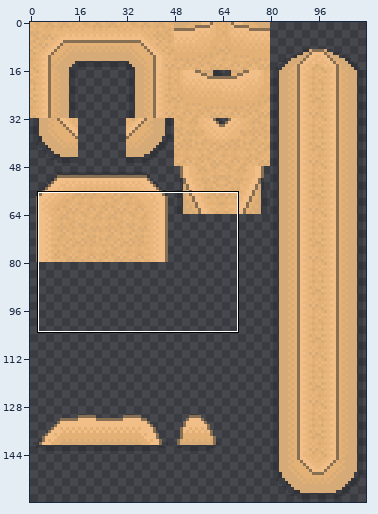
File history of a sprite sheet, graphics/structures/desert_structures.png. Above: a wide view before the commit, with the close-up outlined.
Close-up. Before the commit:
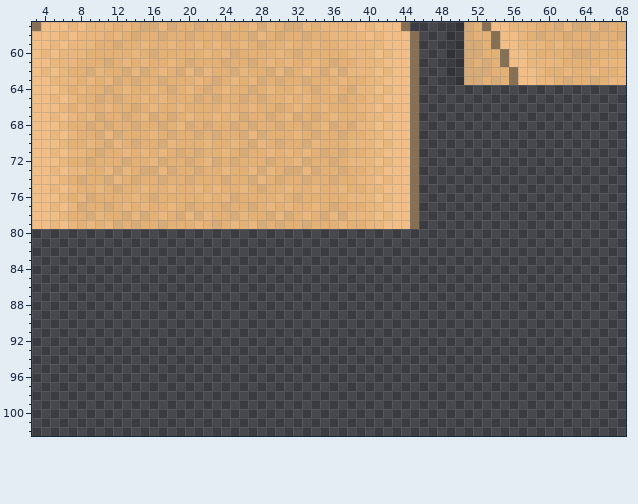
The file is 112x160 pixels. Shown: x 3..68, y 57..102.
Once edited:
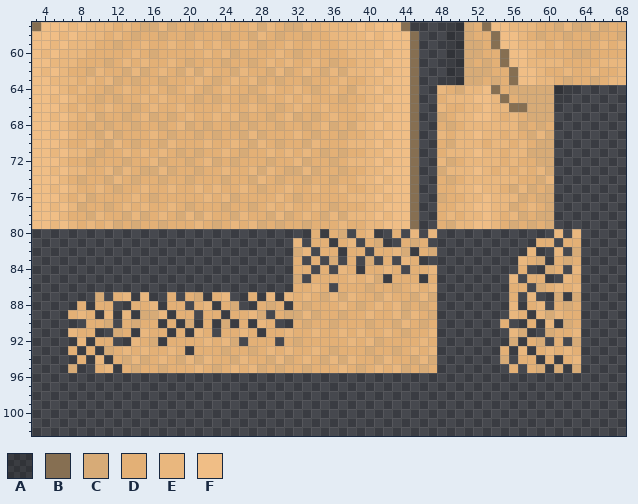
Palette (. is transparent): A #00030028  B #866f52  C #d7ab77  D #e3b076  E #e9b77e  F #f0be86
Commit: Add desert wall slope for gs quarry entrance
Difference:
y 64: x 48..62 ............... -> EDCEEFBDCCCCCAA
y 65: x 48..61 .............. -> DEEEFFEBDCCCCA
y 66: x 48..60 ............. -> EDDEEFEEBBCCC
y 67: x 48..60 ............. -> CDEEFFEDEDCCC
y 68: x 48..60 ............. -> DCDEEEEEECDCD
y 69: x 48..60 ............. -> EDEEFEEDEDCEC
y 70: x 48..60 ............. -> DCEEEDEEDEDCC
y 71: x 48..60 ............. -> DEEEFEEDEECCC
y 72: x 48..60 ............. -> ECDEEEEDEDDCC
y 73: x 48..60 ............. -> CEEEFEDEDEDEC
y 74: x 48..60 ............. -> DCDEEEEEEDDCE
y 75: x 48..60 ............. -> DDEEFEEDCECDC
y 76: x 48..60 ............. -> CDDEEFEEECDCC
y 77: x 48..60 ............. -> DDEEFFEECDEDC
y 78: x 48..60 ............. -> DEDEEFEDECDCC
y 79: x 48..60 ............. -> DCEEFFEDCDCDC
y 80: x 34 . -> D; x 36..37 .. -> DC; x 39..40 .. -> DE; x 43 . -> D; x 45 . -> E; x 47 . -> E; x 61 . -> E; x 63 . -> E
y 81: x 32 . -> E; x 34..35 .. -> DD; x 37..38 .. -> DE; x 40..41 .. -> DC; x 44..46 ... -> DCD; x 59..60 .. -> DD; x 62..63 .. -> DD
y 82: x 32..33 .. -> CE; x 35..36 .. -> DD; x 38..39 .. -> DD; x 41..44 .... -> DDEC; x 46..47 .. -> DC; x 58 . -> E; x 61 . -> E; x 63 . -> C
y 83: x 32 . -> D; x 34 . -> D; x 36 . -> C; x 38 . -> D; x 40 . -> C; x 42 . -> D; x 44..45 .. -> ED; x 57..59 ... -> EDC; x 61..63 ... -> DCD
y 84: x 32..33 .. -> DD; x 35 . -> D; x 37..38 .. -> ED; x 40..43 .... -> DDED; x 45..47 ... -> DDE; x 57 . -> D; x 60..61 .. -> CD; x 63 . -> E
y 85: x 32 . -> C; x 34..41 ........ -> DDDDEDEC; x 43..45 ... -> DDD; x 47 . -> D; x 56 . -> E; x 58..59 .. -> DD; x 62..63 .. -> ED
y 86: x 32..35 .... -> DDED; x 37..47 ........... -> DDDCDDCDEDE; x 56..57 .. -> DD; x 59..63 ..... -> CDEDE
y 87: x 10 . -> C; x 12..13 .. -> DE; x 15 . -> E; x 18 . -> D; x 20..21 .. -> DC; x 23..24 .. -> DE; x 27 . -> D; x 29 . -> E; x 31..47 ................. -> EDEDCECEDDCEDDCEC; x 56 . -> D; x 58 . -> E; x 61 . -> C; x 63 . -> C
y 88: x 8 . -> D; x 10..11 .. -> DD; x 14..16 ... -> DDE; x 18..19 .. -> DD; x 21..22 .. -> DE; x 24..25 .. -> DC; x 28..30 ... -> DCD; x 32..47 ................ -> DCDDDEDCDEDECDCD; x 56 . -> E; x 58..59 .. -> DE; x 61..63 ... -> DCD
y 89: x 7..9 ... -> DED; x 11 . -> E; x 13 . -> E; x 15..17 ... -> CCE; x 19..20 .. -> DD; x 22..23 .. -> DD; x 25..28 .... -> DDEC; x 30..47 .................. -> DCCECDDCDDEDDECEDC; x 56..57 .. -> ED; x 59..63 ..... -> ECEDD
y 90: x 9..11 ... -> DDC; x 13..16 .... -> DCDD; x 18 . -> D; x 20 . -> C; x 22 . -> D; x 24 . -> C; x 26 . -> D; x 28..29 .. -> ED; x 32..47 ................ -> DCDDCDDDCDDCEDCD; x 55 . -> D; x 58 . -> D; x 60 . -> E; x 62..63 .. -> CD
y 91: x 7..9 ... -> EDD; x 12..13 .. -> CD; x 15..17 ... -> EDD; x 19 . -> D; x 21..22 .. -> ED; x 24..27 .... -> DDED; x 29..47 ................... -> DDEDDEDDEDEDDEDCDDE; x 56..57 .. -> EC; x 60..63 .... -> CDDE
y 92: x 8 . -> E; x 10..11 .. -> DD; x 14..16 ... -> EDC; x 18..25 ........ -> DDDDEDEC; x 27..29 ... -> DDD; x 31..47 ................. -> DCDDDDDEDECDDDDED; x 56 . -> C; x 58..59 .. -> DC; x 61 . -> D; x 63 . -> C
y 93: x 7 . -> D; x 9 . -> D; x 11..19 ......... -> CDEDEDDED; x 21..47 ........................... -> DDDCDDCDEDEDDEDCDDDCDDCDEDE; x 55 . -> D; x 57 . -> E; x 59..63 ..... -> DEDED
y 94: x 8 . -> D; x 10 . -> E; x 12..47 .................................... -> DCECDEDCECEDDCEDDCECDEDCECEDDCEDDCEC; x 55 . -> C; x 57..58 .. -> DD; x 60 . -> D; x 62..63 .. -> DE
y 95: x 7 . -> C; x 10..11 .. -> DE; x 13..47 ................................... -> DCDDCDDDEDCDEDECDCDDCDDDEDCDEDECDCD; x 56 . -> D; x 58..59 .. -> DC; x 61 . -> C; x 63 . -> C
Pixel boxes of the changes (left, top, right, bottom) in both close-ups:
added: (68, 85, 581, 373)
